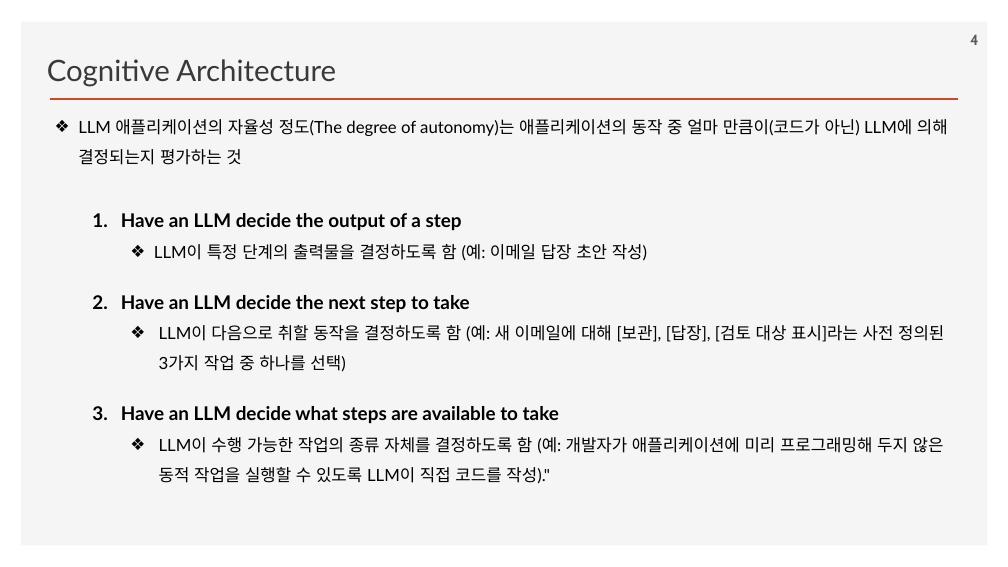
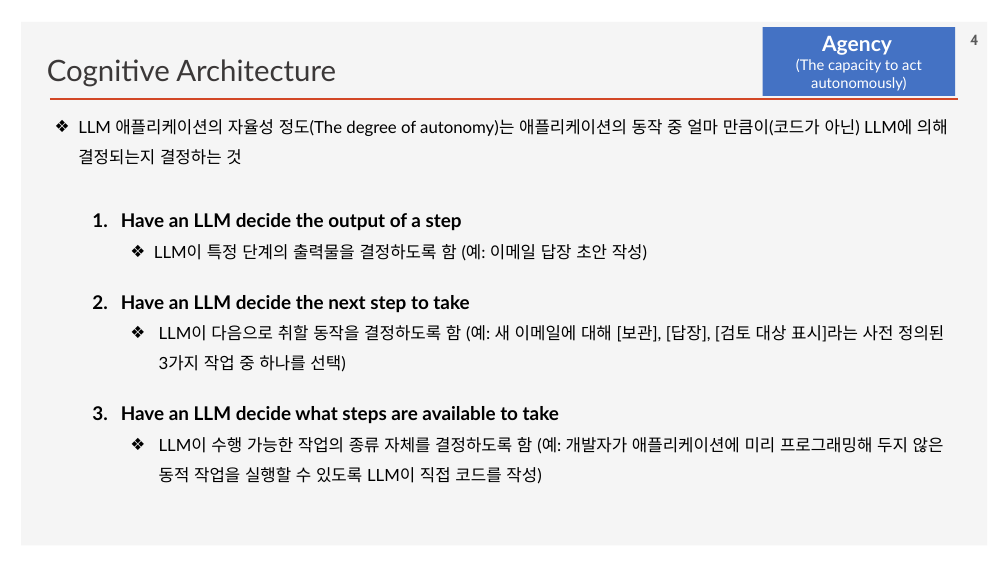
Before and after one commit to ancestor9/2026_Fall_Learning-Langchain-AI-Agent, a slide deck: slide 4 of ppts/CHAPTER 5 Cognitive Architectures with LangGraph.pptx. Drawn at 1008x567 pixels with LibreOffice and Linux fonts; fonts in the diff are those of the drawing; background and template pictures are left out. Boxes give left, top, right and bottom in pixels: in the first picture for what was removed or moved away, otherwise in the second. Text is boxed around its words. In the diff, an @@ line names an element or a change of style, - is before the commit and + after.

```diff
--- a/ppts/CHAPTER 5 Cognitive Architectures with LangGraph.pptx
+++ b/ppts/CHAPTER 5 Cognitive Architectures with LangGraph.pptx
@@ rectangle added at bbox=[763, 27, 956, 96], fill #4472C4, 14 pt, text #FFFFFF @@
+Agency
+(The capacity to act autonomously)
@@ text at bbox=[78, 119, 948, 165]: text changed @@
-❖ LLM 애플리케이션의 자율성 정도(The degree of autonomy)는 애플리케이션의 동작 중 얼마 만큼이(코드가 아닌) LLM에 의해 결정되는지 평가하는 것
+❖ LLM 애플리케이션의 자율성 정도(The degree of autonomy)는 애플리케이션의 동작 중 얼마 만큼이(코드가 아닌) LLM에 의해 결정되는지 결정하는 것
@@ text at bbox=[159, 437, 944, 484]: text changed @@
-    ❖ LLM이 수행 가능한 작업의 종류 자체를 결정하도록 함 (예: 개발자가 애플리케이션에 미리 프로그래밍해 두지 않은 동적 작업을 실행할 수 있도록 LLM이 직접 코드를 작성)."
+    ❖ LLM이 수행 가능한 작업의 종류 자체를 결정하도록 함 (예: 개발자가 애플리케이션에 미리 프로그래밍해 두지 않은 동적 작업을 실행할 수 있도록 LLM이 직접 코드를 작성)
```
Also in this commit, not shown: 2 other slides changed, 1 slide added, 1 other file.
